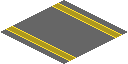
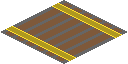
Layer changes from the first 128px x 64px image to the second:
painted on "Layer 2 copy" over [left=6, top=3, right=122, bottom=61]
added layer "ось copy 8" (50%) above "Layer 2" over [left=6, top=3, right=122, bottom=61]
